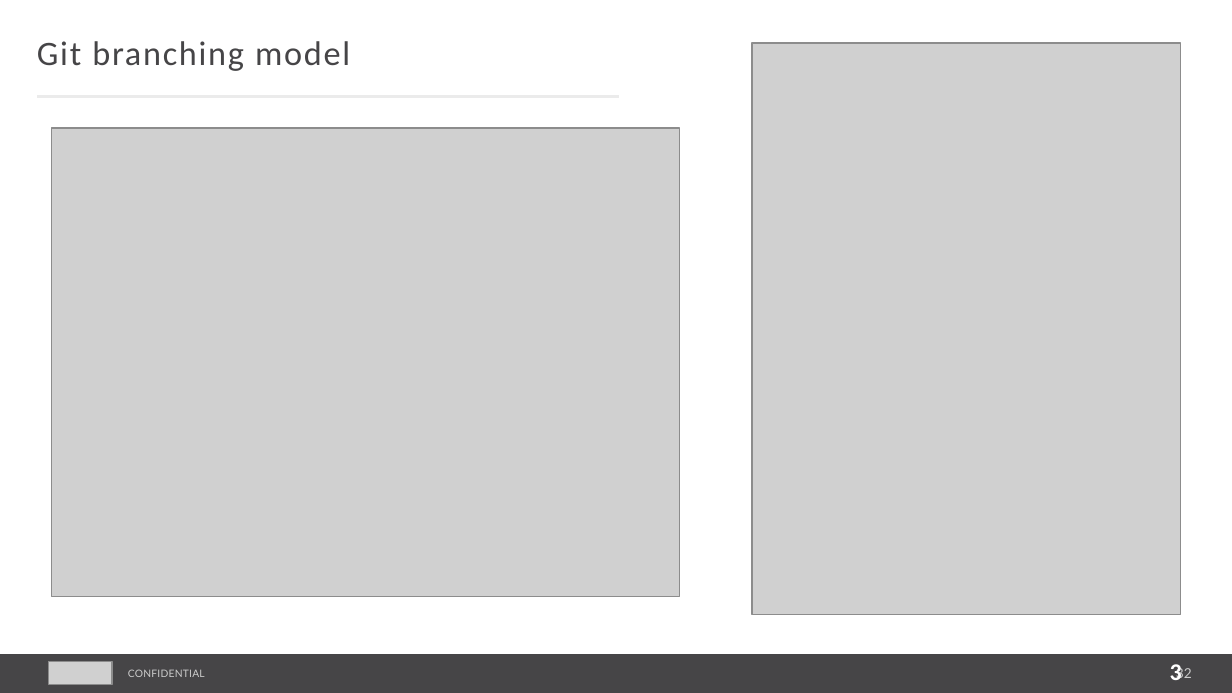
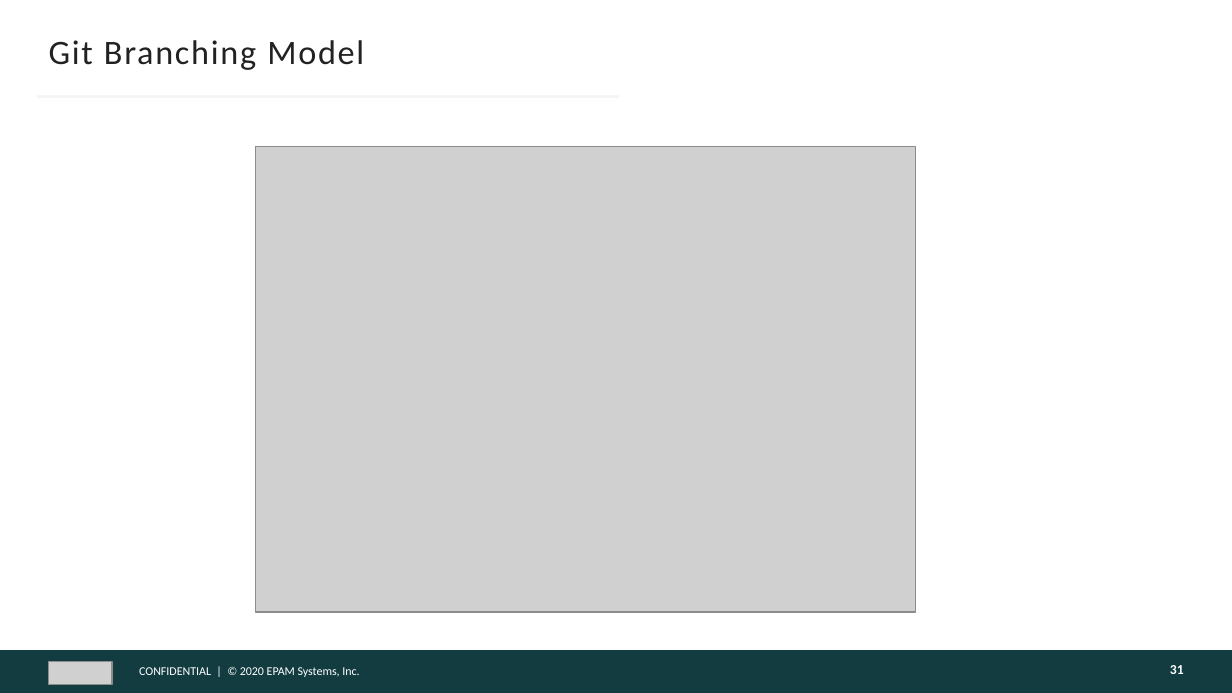
Before and after one commit to AndreyQC/MSBI.Lab, a slide deck: slide 31 of MSBI.E07-SQL/MSBI.Dev.S20E07.pptx (slide 32 before the commit). Drawn at 1232x693 pixels with LibreOffice and Linux fonts; fonts in the diff are those of the drawing; grey boxes stand for pictures; background and template pictures are left out. Boxes give left, top, right and bottom in pixels: in the first picture for what was removed or moved away, otherwise in the second. Text is boxed around its words. In the diff, an @@ line names an element or a change of style, - is before the commit and + after.

```diff
--- a/MSBI.E07-SQL/MSBI.Dev.S20E07.pptx
+++ b/MSBI.E07-SQL/MSBI.Dev.S20E07.pptx
@@ title at bbox=[49, 40, 364, 70]: text changed; text colour #464547 to #222222 @@
-Git branching model
+Git Branching Model
@@ picture removed at bbox=[752, 43, 1180, 615] @@
@@ picture removed at bbox=[52, 128, 680, 596] @@
@@ picture added at bbox=[255, 147, 915, 612] @@
@@ rectangle: place and size @@
-rectangle at bbox=[0, 654, 1232, 693]
+rectangle at bbox=[0, 650, 1232, 693]
@@ rectangle at bbox=[0, 650, 1232, 693]: fill #464547 to #133C41 @@
@@ text at bbox=[139, 667, 359, 677]: text changed; size 6 to 7 pt; font Lato to Calibri; text colour #CCCCCC to #FFFFFF @@
-CONFIDENTIAL
+CONFIDENTIAL | © 2020 EPAM Systems, Inc.
@@ text removed at bbox=[1170, 664, 1182, 680] @@
-3
@@ page number added at bbox=[1170, 665, 1184, 674], 8 pt, text #FEFEFE, bold @@
+31
@@ page number removed at bbox=[1176, 666, 1192, 680] @@
-32
```
Also in this commit, not shown: 23 other slides changed, 9 slides added, 9 slides removed, 2 other files.
